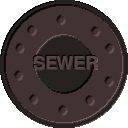
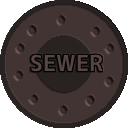
Layer changes from the first 128px x 128px image to the second:
painted on "SEWER" over [left=31, top=54, right=103, bottom=72]
painted on "cover_bumpy" over [left=0, top=0, right=128, bottom=128]
